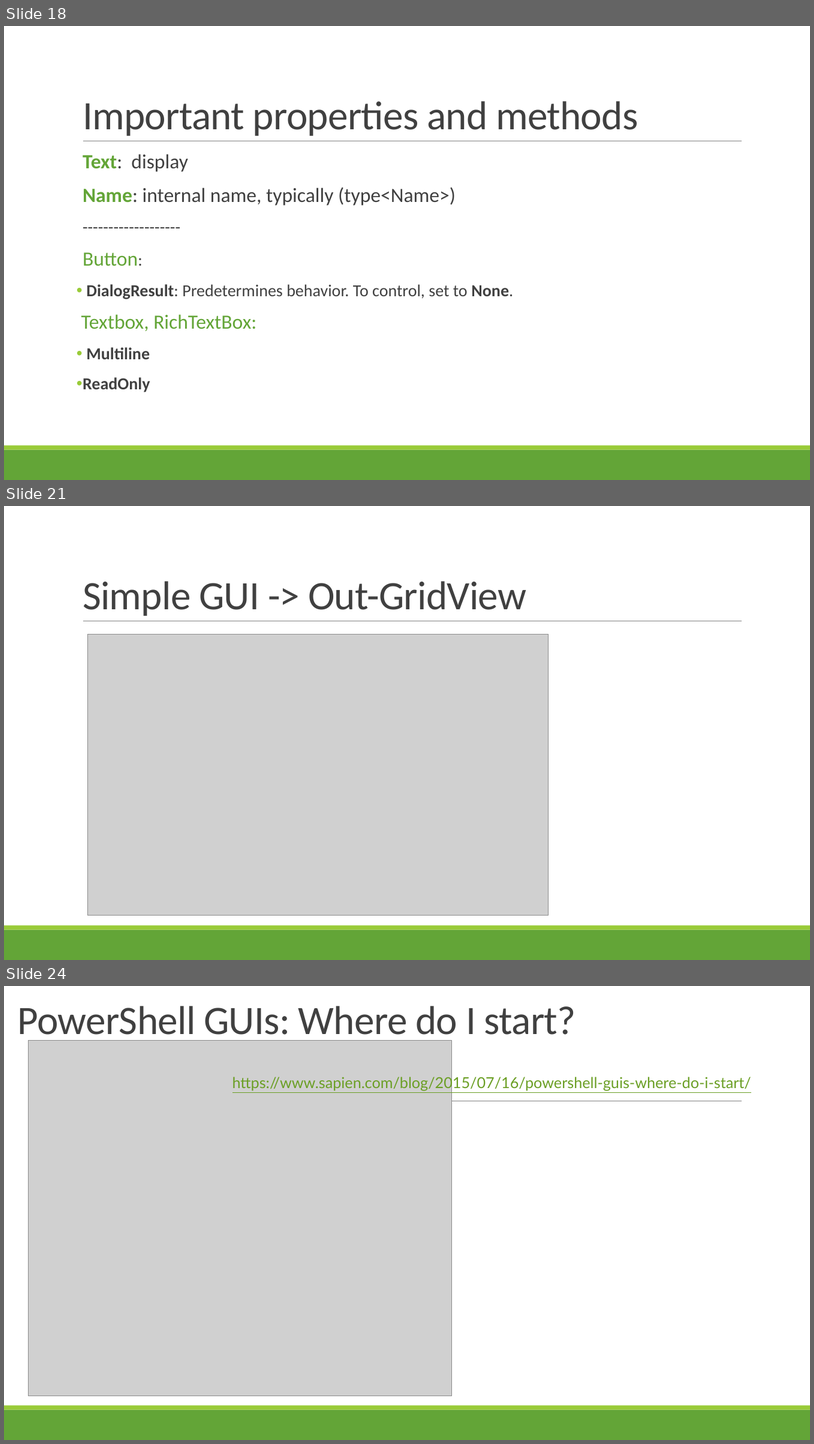
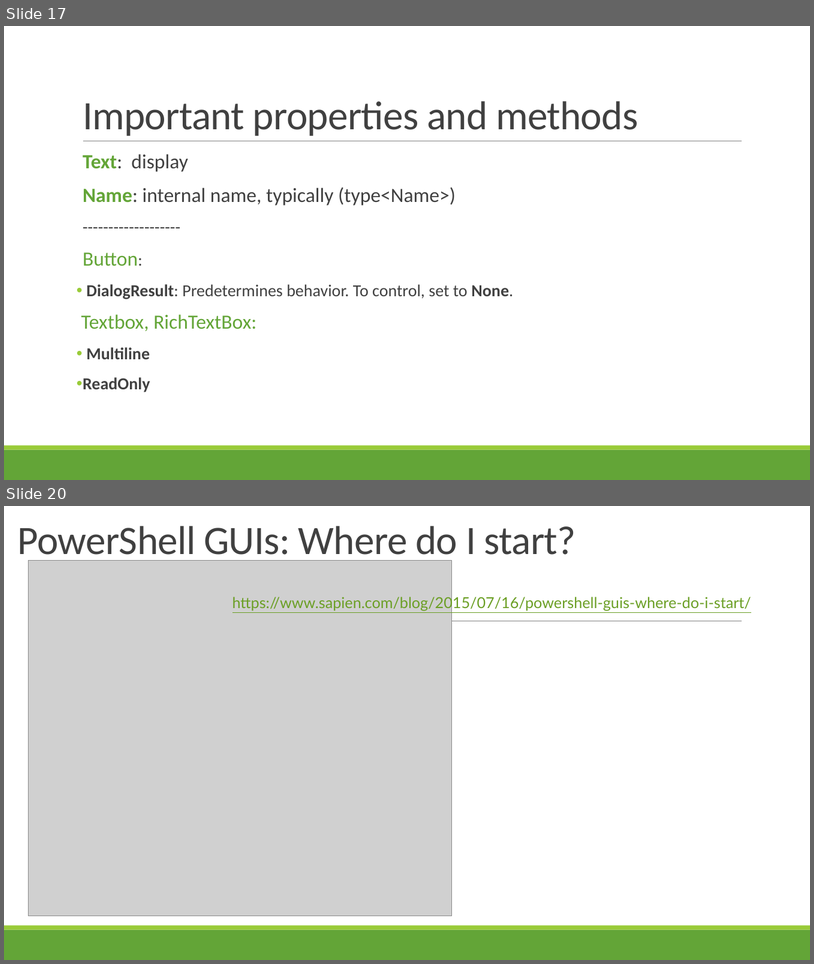
Before and after one commit to juneb/ThinkingInEvents, a slide deck: ThinkingInEvents-UserGroupTalk.pptx. Shown one above the other, each under a label of ours: slides 18, 21 and 24 before the commit, slides 17 and 20 after it; the slides between them are not shown. The pictures are 814x1444 and 814x964 pixels, drawn with LibreOffice and Linux fonts; fonts in the diff are those of the drawing; grey boxes stand for pictures. Boxes give left, top, right and bottom in pixels: in the first picture for what was removed or moved away, otherwise in the second. Text is boxed around its words. In the diff, an @@ line names an element or a change of style, - is before the commit and + after.

```diff
--- a/ThinkingInEvents-UserGroupTalk.pptx
+++ b/ThinkingInEvents-UserGroupTalk.pptx
@@ slide 21 removed at <box>4,506,810,960</box>, background #FFFFFF; not listed: 3 template elements that a slide beside it also shows @@
@@ title removed at <box>83,581,527,616</box> @@
-Simple GUI -> Out-GridView
@@ picture removed at <box>88,634,548,915</box> @@
@@ what was slide 18 is now slide 17 @@
@@ what was slide 24 is now slide 20 @@
```
Also in this commit, not shown: 7 slides changed, 1 slide added, 5 other slides removed.
